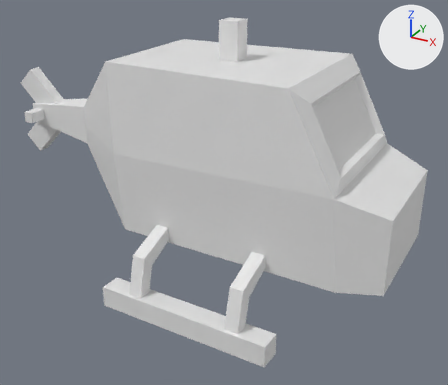
Before and after pictures for a commit that changed the glTF model static/model/airplane.glb.
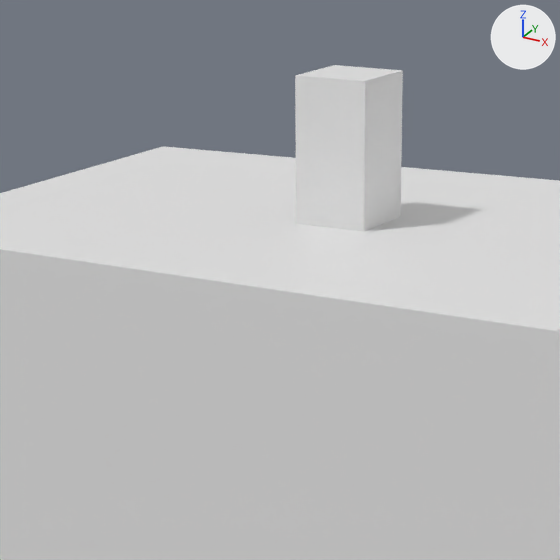
Each version appears first whole from a 50 mm lens placed at (23.77, -40.17, 15.89), pointed at (1.7, -0.05, -4.17), and next in a close-up on the part from 31% to 65% of the width and 0% to 39% of the height. The lights are fixed; the arrows at upper right show +X, +Y and +Z. Vertices at the same position are counted once.

In view in the first close-up: 'Body'.
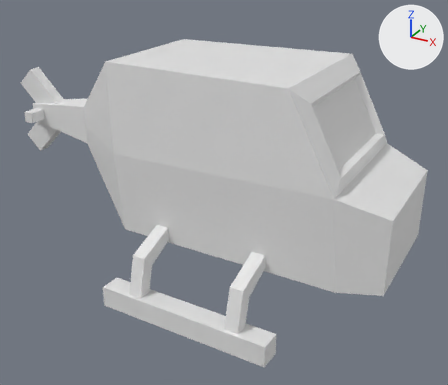
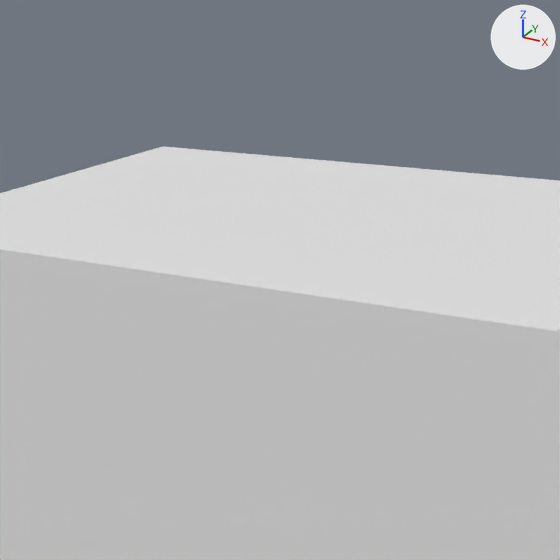
Changed parts and their boxes [x1, y1, x2, y2] in the close-ups (560 x 560 px):
'Body', reshaped
    before: [0, 65, 560, 560]
    after: [0, 146, 560, 560]
part 1 of me_cube, cut back
    before: [0, 65, 560, 331]
    after: [0, 146, 560, 331]

What changed in the scene script:
```text
Change me_cube:
    used by ob_body; location = (0.0, 0.0, 0.0)
    remove me_cube.from_pydata(...)  # 44 vertices, 86 faces; spans x -17.5..16.3, y -6.1..6.1, z -6.6..9.4
    add me_cube.from_pydata(...)  # 36 vertices, 68 faces; spans x -17.5..16.3, y -6.1..6.1, z -6.6..6.6
    me_cube part 1
    8 vertices are removed from x 1.7..3.2, y -0.8..0.8, z 6.6..9.4
    20 faces are deleted
    2 new faces join them
```
